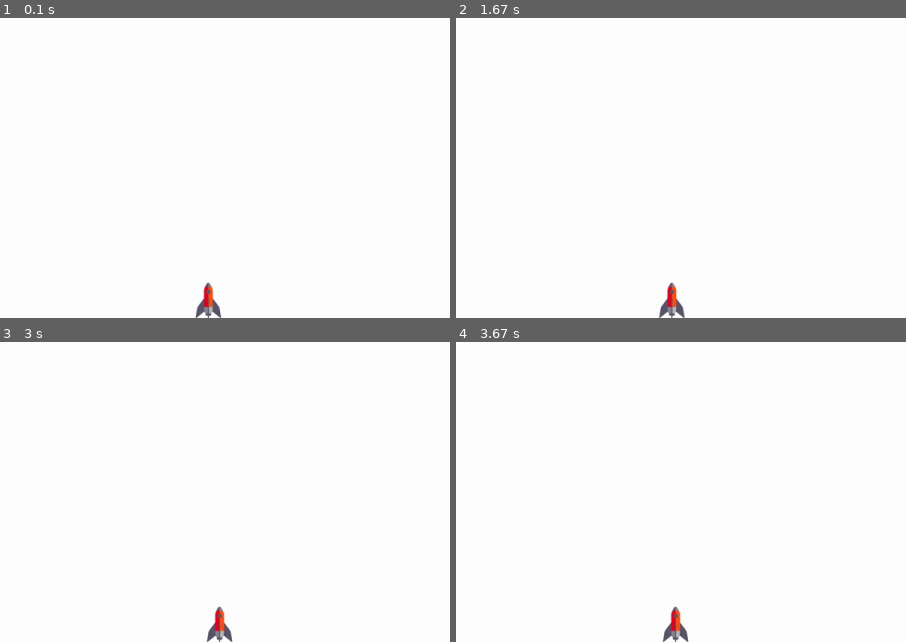
Above: before the commit, frames 1-4 (two rows, left to right).
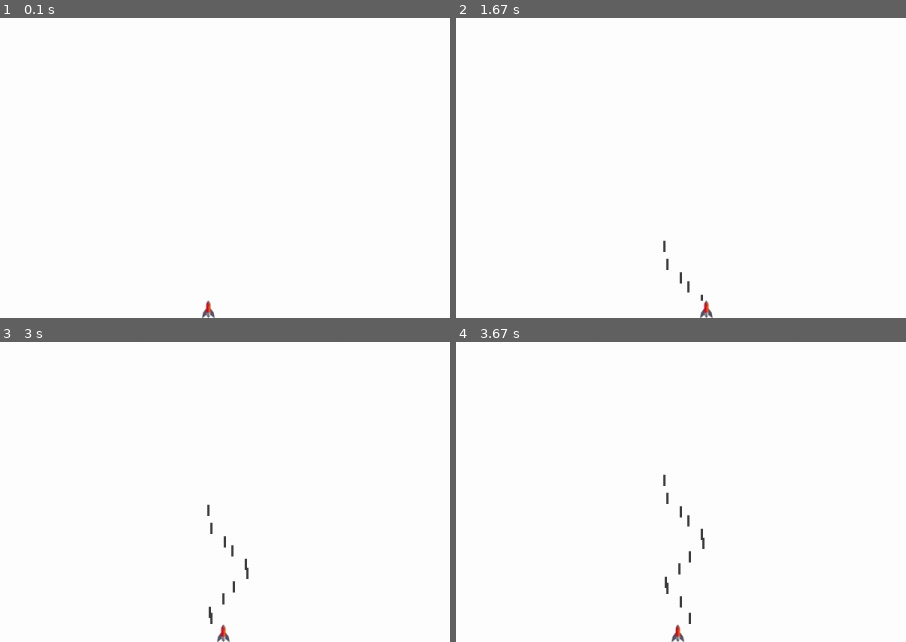
Above: after the commit, the same moments.

Repository: Gzzccc/pygame-alien
Game: pygame game, started from alien_invasion.py
The game is run twice, just before and just after one commit, with the same random seed, the same clock (stepped at 60 frames per second) and the same inputs.
Inputs:
- Up to frame 1 (0.1 s): no input
- Up to frame 2 (1.67 s): tap Space at 0.33, 0.73, 1.03, 1.23, 1.53 s; hold Right 0.67-1.13 s; hold Right 1.17-1.63 s
- Up to frame 3 (3 s): hold Left 1.67-2.2 s; tap Space at 1.73, 2.03, 2.3, 2.6, 2.73 s; hold Left 2.23-2.63 s; hold Right from 2.67 s (still down)
- Up to frame 4 (3.67 s): tap Space at 3.03, 3.4 s; release Right at 3.3 s; hold Left from 3.33 s (still down)
The pictures show only the part of the screen within x 27-77%, y 50-100%; the shares and areas given below are measured in that part.

The runs differ from the first frame. In frame 1, 0.4% of the frame differs, in the area x 43-50%, y 88-100%; in frame 2, 0.6%; in frame 3, 0.6%; in frame 4, 0.7%, in the area x 46-56%, y 44-100%.

Commit message:
0904-外星人入侵002

Diff:
--- a/alien_invasion.py
+++ b/alien_invasion.py
@@ -1,4 +1,6 @@
 import pygame
+from pygame.sprite import Group
+
 import game_functions as gf
 
 from settings import Settings
@@ -8,15 +10,23 @@
 def run_game():
     # 初始化游戏并创建一个屏幕对象
     pygame.init()
-    ai_settints = Settings()
-    screen = pygame.display.set_mode((ai_settints.screen_width, ai_settints.screen_height))
+    ai_settings = Settings()
+    screen = pygame.display.set_mode((ai_settings.screen_width, ai_settings.screen_height))
     pygame.display.set_caption("外星人入侵")
 
-    ship = Ship(screen)
+    ship = Ship(ai_settings, screen)
+    bullets = Group()
 
     while True:
-        gf.check_events(ship)
-        gf.update_screen(ai_settints, screen, ship)
+        gf.check_events(ship, ai_settings, screen, bullets)
+        ship.update()
+        bullets.update()
+
+        # 删除已经消失的子弹
+        for bullet in bullets.copy():
+            if bullet.rect.bottom <= 0:
+                bullets.remove(bullet)
+        gf.update_screen(ai_settings, screen, ship, bullets)
 
 
 run_game()
--- /dev/null
+++ b/bullet.py
@@ -0,0 +1,25 @@
+import pygame
+
+from pygame.sprite import Sprite
+
+
+class Bullet(Sprite):
+    def __init__(self, ai_settints, screen, ship):
+        super(Bullet, self).__init__()
+        self.screen = screen
+
+        self.rect = pygame.Rect(0, 0, ai_settints.bullet_width, ai_settints.bullet_height)
+        self.rect.centerx = ship.rect.centerx
+        self.rect.top = ship.rect.top
+
+        self.y = float(self.rect.y)
+
+        self.color = ai_settints.bullet_color
+        self.speed_factor = ai_settints.bullet_speed_factor
+
+    def update(self, *args):
+        self.y -= self.speed_factor
+        self.rect.y = self.y
+
+    def draw_bullet(self):
+        pygame.draw.rect(self.screen, self.color, self.rect)
--- a/game_functions.py
+++ b/game_functions.py
@@ -2,19 +2,42 @@
 
 import pygame
 
+from bullet import Bullet
 
-def check_events(ship):
+
+def check_keydown_events(event, ship, ai_settings, screen, bullets):
+    if event.key == pygame.K_RIGHT:
+        ship.moving_right = True
+    elif event.key == pygame.K_LEFT:
+        ship.moving_left = True
+    elif event.key == pygame.K_SPACE:
+        new_bullet = Bullet(ai_settings, screen, ship)
+        bullets.add(new_bullet)
+
+
+def check_keyup_events(event, ship):
+    if event.key == pygame.K_RIGHT:
+        ship.moving_right = False
+    elif event.key == pygame.K_LEFT:
+        ship.moving_left = False
+
+
+def check_events(ship, ai_settings, screen, bullets):
     for event in pygame.event.get():
         if event.type == pygame.QUIT:
             sys.exit()
         elif event.type == pygame.KEYDOWN:
-            if event.key == pygame.K_RIGHT:
-                ship.rect.centerx += 5
+            check_keydown_events(event, ship, ai_settings, screen, bullets)
+        elif event.type == pygame.KEYUP:
+            check_keyup_events(event, ship)
 
 
-def update_screen(ai_settints,screen,ship):
+def update_screen(ai_settints, screen, ship, bullets):
     # 每次循环时都重新绘制屏幕
     screen.fill(ai_settints.bg_color)
+
+    for bullet in bullets.sprites():
+        bullet.draw_bullet()
     ship.blitme()
     # 让最近绘制的屏幕可见
     pygame.display.flip()
--- a/settings.py
+++ b/settings.py
@@ -4,3 +4,9 @@
         self.screen_width = 1200
         self.screen_height = 800
         self.bg_color = (255, 255, 255)
+        self.ship_speed_factor = 1.0
+
+        self.bullet_speed_factor = 1
+        self.bullet_width = 3
+        self.bullet_height = 15
+        self.bullet_color = 60, 60, 60
--- a/ship.py
+++ b/ship.py
@@ -2,8 +2,9 @@
 
 
 class Ship():
-    def __init__(self, screen):
+    def __init__(self, ai_settints, screen):
         self.screen = screen
+        self.ai_settints = ai_settints
 
         self.image = pygame.image.load(r'images/ship.jpg')
         self.rect = self.image.get_rect()
@@ -12,8 +13,21 @@
         self.rect.centerx = self.screen_rect.centerx
         self.rect.bottom = self.screen_rect.bottom
 
+        self.center = float(self.rect.centerx)
+
         # 移动标志
         self.moving_right = False
+        self.moving_left = False
+
+    def update(self):
+        if self.moving_right and self.rect.right < self.screen_rect.right:
+            # self.rect.centerx += 1
+            self.center += self.ai_settints.ship_speed_factor
+        if self.moving_left and self.rect.left > 0:
+            # self.rect.centerx -= 1
+            self.center -= self.ai_settints.ship_speed_factor
+
+        self.rect.centerx = self.center
 
     def blitme(self):
         self.screen.blit(self.image, self.rect)
Binary file changed: images/ship.jpg
